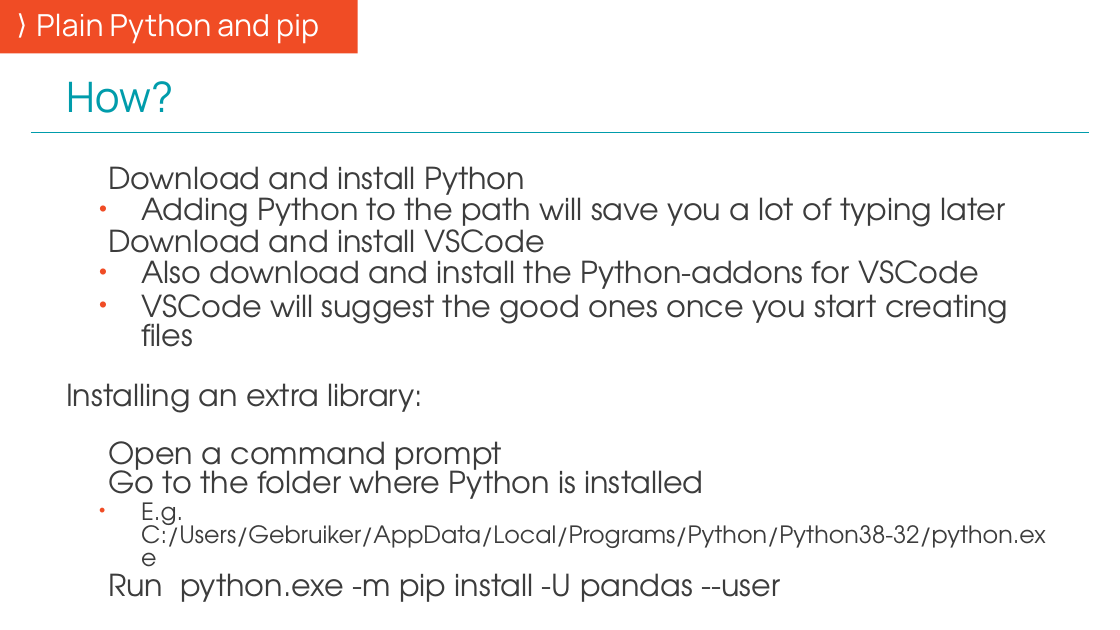
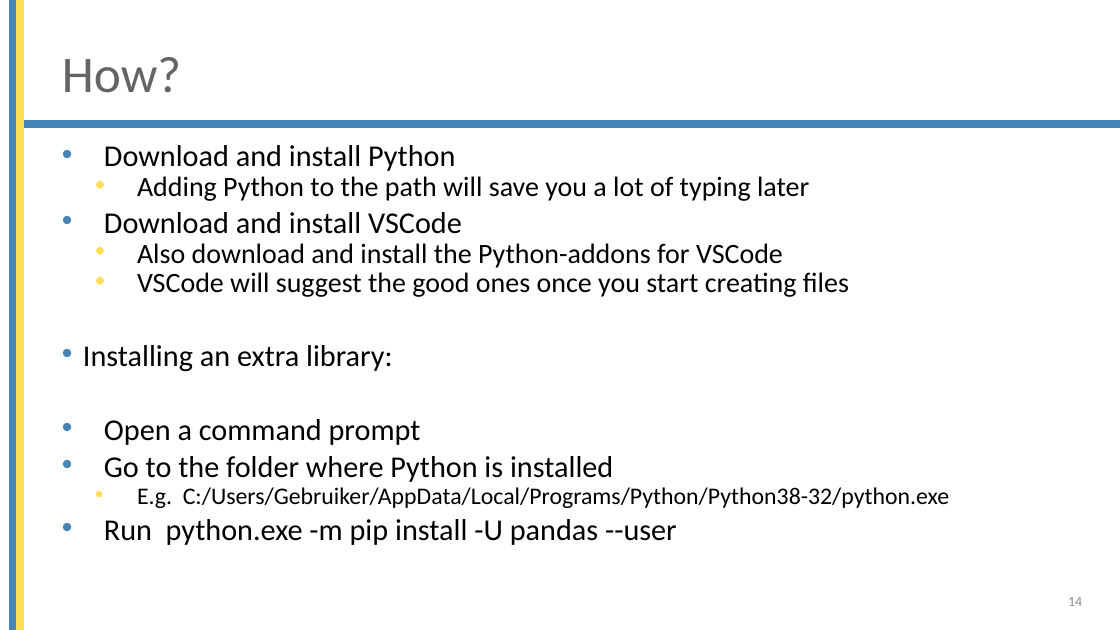
Before and after one commit to mjochen/Cello_AI, a slide deck: slide 14 of ppts/2 - Working environment overview.pptx. Drawn at 1120x630 pixels with LibreOffice and Linux fonts; fonts in the diff are those of the drawing; background and template pictures are left out. Boxes give left, top, right and bottom in pixels: in the first picture for what was removed or moved away, otherwise in the second. Text is boxed around its words. In the diff, an @@ line names an element or a change of style, - is before the commit and + after.

```diff
--- a/ppts/2 - Working environment overview.pptx
+++ b/ppts/2 - Working environment overview.pptx
@@ text removed at <box>0,0,358,54</box> @@
-⟩ Plain Python and pip
@@ rectangle added at <box>10,0,17,630</box>, fill #4584B6, outline #4584B6 1 pt @@
@@ rectangle added at <box>17,0,24,630</box>, fill #FFDE57, outline #FFDE57 1 pt @@
@@ title "How?": place and size @@
-title "How?" at <box>66,81,173,113</box>
+title "How?" at <box>62,57,181,93</box>
@@ title "How?" at <box>62,57,181,93</box>: size 36 to 44 pt, font Manrope to Calibri, text colour #009CAB to #646464; vertical alignment bottom to middle @@
@@ rectangle added at <box>16,121,1120,127</box>, fill #4584B6, outline #4584B6 1 pt @@
@@ line removed from (31, 132) to (1090, 132) @@
@@ text "Download and install Python": place and size @@
-text "Download and install Python" at <box>66,166,1046,602</box>
+text "Download and install Python" at <box>83,145,949,545</box>
@@ text "Download and install Python" at <box>83,145,949,545</box>: font TeX Gyre Adventor to Calibri, text colour #3C3C3C to #000000; size 25.9 to 24.1 pt in "Adding Python to the path will save ...", "Also download and install the Python-addons for ...", "VSCode will suggest the good ones once ..."; line spacing 0.8 to 0.7; more space between paragraphs; bullet colour #F04C25 to #4584B6; bullet colour #F04C25 to #FFDE57; bullet none to • @@
@@ page number added at <box>1068,597,1082,606</box>, 12 pt, text #8C8C8C @@
+14
```
Also in this commit, not shown: 27 other slides changed, 5 other files.
